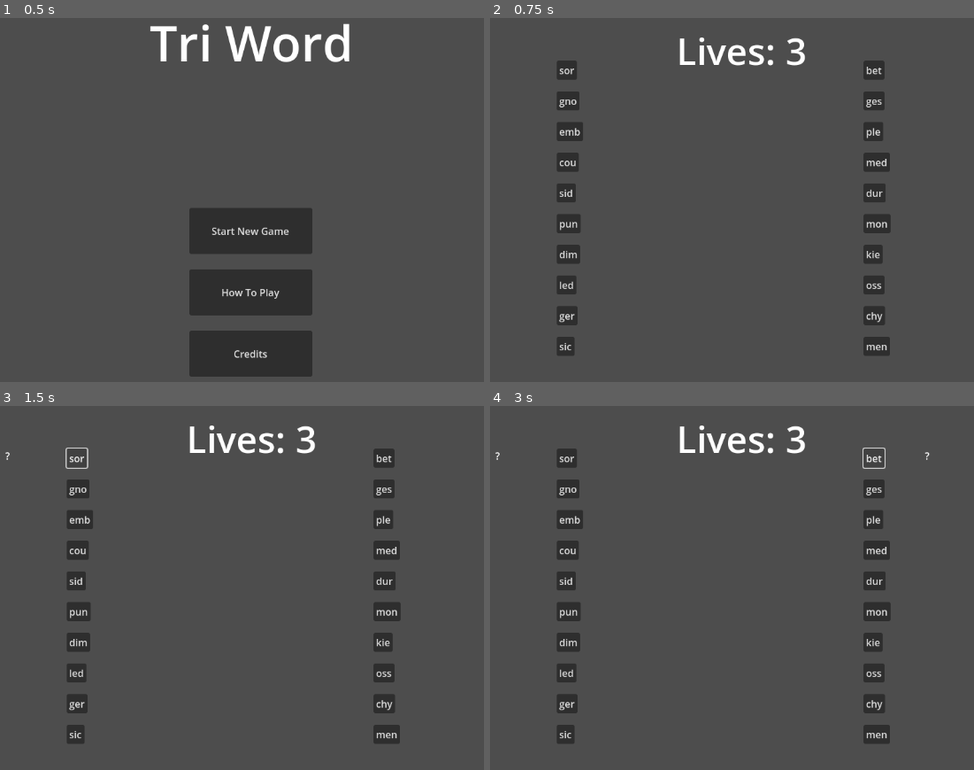
Above: before the commit, frames 1-4 (two rows, left to right).
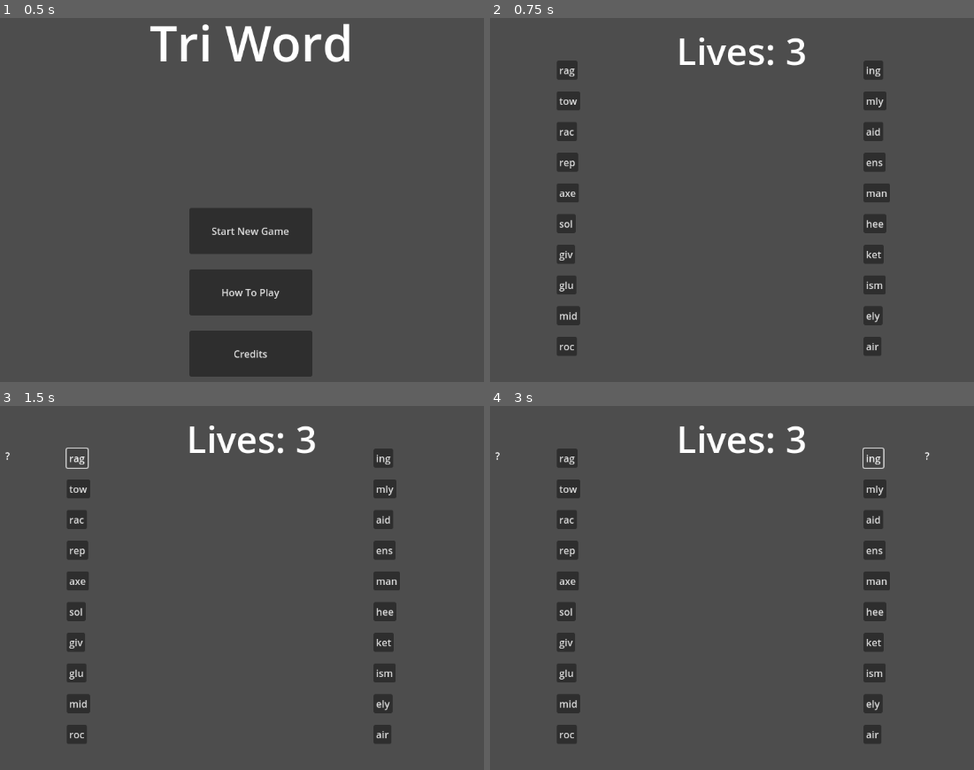
Above: after the commit, the same moments.

Repository: sparky-rss/wordproject
Game: Godot game, scene res://mainmenu.tscn
Two runs of this game, one before a commit and one after it. Both use one fixed random seed, a clock stepped at 60 frames per second and the inputs below.
Inputs (mouse positions are in pixels of both pictures, inside the frame that each line leads up to):
- Up to frame 1 (0.5 s): no input
- Up to frame 2 (0.75 s): click "Start New Game" at 0.5 s
- Up to frame 3 (1.5 s): click (77, 456) at 1.25 s, where only the run before the commit has a clickable "sor"
- Up to frame 4 (3 s): click (567, 456) at 2 s, where only the run after the commit has a clickable "rag"; click (872, 456) at 2.75 s, where only the run before the commit has a clickable "bet"

Frame 1 is identical in both runs. In frame 2, 1.3% of the frame differs, in the area x 14-83%, y 12-93%; in frame 3, 1.3%, in the area x 14-83%, y 11-93%; in frame 4, 1.3%.

Commit message:
Pruning word list F

Diff:
--- a/node_2d.gd
+++ b/node_2d.gd
@@ -450,79 +450,77 @@
 "extras","exuded","exudes","exults","exurbs","eyebar","eyeful",
 "eyeing","eyelet","eyelid","eyries",
 #F
-"fabber","fabled","fabler","fables","fabric","facade",
-"facers","facete","facets","faceup","faciae","facial","facias","facies","facile","facing",
-"factor","facula","fadein","faders","fadged","fadges","fading","faecal","faeces","faenas",
-"faerie","fagged","faggot","fagins","fagots","failed","faille","fainer","faints","faired",
-"fairer","fairly","faiths","fajita","fakeer","fakers","fakery","faking","fakirs","falces",
-"falcon","fallal","fallen","faller","fallow","falser","falsie","falter","family","famine",
-"faming","famish","famous","famuli","fandom","fanega","fanfic","fangas","fanged","fanion",
-"fanjet","fanned","fanner","fanons","fantod","fantom","fanums","faqirs","faquir","farads",
-"farced","farcer","farces","farcie","farded","fardel","farers","farfal","farfel","farina",
-"faring","farles","farmed","farmer","farrow","farted","fasces","fascia","fashed","fashes",
+"fabled","fables","fabric","facade",
+"facets","faceup","faciae","facial","facias","facile","facing",
+"factor","fadein","faders","fading","faecal",
+"faerie","failed","faints","faired",
+"fairer","fairly","faiths","fajita","fakers","fakery","faking","fakirs",
+"falcon","fallen","faller","fallow","falser","falter","family","famine",
+"faming","famish","famous","fandom","fanfic","fanged",
+"fanned","fanner","faqirs","farads",
+"farced","farcer","farces","farers","farina",
+"faring","farmed","farmer","farrow","farted","fascia",
 "fasted","fasten","faster","father","fathom","fating","fatsos","fatted","fatten","fatter",
-"fatwas","faucal","fauces","faucet","faulds","faults","faulty","faunae","faunal","faunas",
-"fauves","favela","favism","favors","favour","fawned","fawner","faxing","faying","fazing",
-"fealty","feared","fearer","feased","feases","feasts","feater","featly","feazed","feazes",
-"fecial","feckly","fecula","fecund","fedora","feeble","feebly","feeder","feeing","feeler",
-"feezed","feezes","feigns","feijoa","feints","feirie","feists","feisty","felids","feline",
-"fellah","fellas","felled","feller","felloe","fellow","felons","felony","felsic","felted",
-"female","femmes","femora","femurs","fenced","fencer","fences","fended","fender","fennec",
-"fennel","feoffs","ferals","ferbam","feriae","ferial","ferias","ferine","ferity","ferlie",
-"fermis","ferrel","ferret","ferric","ferrum","ferula","ferule","fervid","fervor","fescue",
-"fessed","fesses","festal","fester","fetial","fetich","feting","fetish","fetors","fetted",
-"fetter","fettle","feuars","feudal","feuded","feuing","fevers","fewest","feyest","fezzed",
-"fezzes","fiacre","fiance","fiasco","fibbed","fibber","fibers","fibres","fibril","fibrin",
-"fibula","fiches","fichus","ficins","fickle","fickly","ficoes","fiddle","fiddly","fidged",
-"fidges","fidget","fields","fiends","fierce","fiesta","fifers","fifing","fifths","figged",
-"fights","figure","filers","filets","filial","filing","filled","filler","filles","fillet",
-"fillip","fillos","filmed","filmer","filmic","filmis","filose","filter","filths","filthy",
-"fimble","finale","finals","fincas","finder","finely","finery","finest","finger","finial",
-"fining","finish","finite","finito","finked","finned","fiords","fipple","fiques","firers",
-"firing","firkin","firman","firmed","firmer","firmly","firsts","firths","fiscal","fished",
-"fisher","fishes","fisted","fistic","fitchy","fitful","fitted","fitter","fivers","fixate",
-"fixers","fixing","fixity","fixure","fizgig","fizzed","fizzer","fizzes","fizzle","fjelds",
-"fjords","flabby","flacks","flacon","flaggy","flagon","flails","flairs","flaked","flaker",
-"flakes","flakey","flambe","flamed","flamen","flamer","flames","flanes","flange","flanks",
-"flappy","flared","flares","flashy","flasks","flatly","flatus","flaunt","flauta","flavin",
-"flavor","flawed","flaxen","flaxes","flayed","flayer","fleams","fleche","flecks","flecky",
-"fledge","fledgy","fleece","fleech","fleecy","fleers","fleets","flench","flense","fleshy",
-"fletch","fleury","flexed","flexes","flexor","fleyed","flicks","fliers","fliest","flight",
-"flimsy","flinch","flings","flints","flinty","flippy","flirts","flirty","flitch","flited",
-"flites","floats","floaty","flocci","flocks","flocky","flongs","floods","flooey","flooie",
-"floors","floosy","floozy","floppy","florae","floral","floras","floret","florid","florin",
-"flossy","flotas","flours","floury","flouts","flowed","flower","fluent","fluffs","fluffy",
-"fluids","fluish","fluked","flukes","flukey","flumed","flumes","flumps","flunks","flunky",
-"fluors","flurry","fluted","fluter","flutes","flutey","fluxed","fluxes","fluyts","flyboy",
-"flybys","flyers","flying","flyman","flymen","flyoff","flysch","flyted","flytes","flyway",
-"foaled","foamed","foamer","fobbed","fodder","fodgel","foehns","foeman","foemen","foetal",
-"foetid","foetor","foetus","fogbow","fogdog","fogeys","fogged","fogger","fogies","foible",
-"foiled","foined","foison","foists","folate","folded","folder","foldup","foleys","foliar",
-"folios","folium","folkie","folksy","folles","follis","follow","foment","fomite","fonded",
-"fonder","fondle","fondly","fondue","fondus","fontal","foodie","fooled","footed","footer",
-"footie","footle","footsy","foozle","fopped","forage","forams","forays","forbad","forbid",
-"forbye","forced","forcer","forces","forded","fordid","foreby","foredo","forego","forest",
-"forgat","forged","forger","forges","forget","forgot","forint","forked","forker","formal",
-"format","formed","formee","former","formes","formic","formol","formyl","fornix","forrit",
-"fortes","fortis","forums","forwhy","fossae","fossas","fosses","fossil","foster","fought",
-"fouled","fouler","foully","founds","founts","fourth","foveae","foveal","foveas","fowled",
-"fowler","foxier","foxily","foxing","foyers","fozier","fracas","fracti","fraena","frails",
-"fraise","framed","framer","frames","francs","franks","frappe","frater","frauds","frayed",
-"frazil","freaks","freaky","freely","freers","freest","freeze","french","frenum","frenzy",
-"freres","fresco","fretty","friars","friary","fridge","friend","friers","frieze","friges",
-"fright","frigid","frijol","frills","frilly","fringe","fringy","frisee","frises","frisks",
-"frisky","frites","friths","fritts","frivol","frized","frizer","frizes","frizzy","frocks",
-"froggy","frolic","fronds","fronts","frosts","frosty","froths","frothy","frouzy","frowns",
-"frowst","frowsy","frowzy","frozen","frugal","fruits","fruity","frumps","frumpy","frusta",
-"fryers","frying","frypan","fubbed","fucked","fucker","fuckup","fucoid","fucose","fucous",
-"fuddle","fudged","fudges","fueled","fueler","fugato","fugged","fugios","fugled","fugles",
-"fugued","fugues","fuhrer","fulcra","fulfil","fulgid","fulham","fullam","fulled","fuller",
-"fulmar","fumble","fumers","fumets","fumier","fuming","fumuli","funded","funder","fundic",
-"fundus","funest","fungal","fungic","fungus","funked","funker","funkia","funned","funnel",
-"funner","furane","furans","furfur","furies","furled","furler","furore","furors","furred",
-"furrow","furzes","fusain","fusees","fusels","fusile","fusils","fusing","fusion","fussed",
-"fusser","fusses","fustic","fusuma","futile","futons","future","futzed","futzes","fuzees",
-"fuzils","fuzing","fuzzed","fuzzes","fylfot","fynbos","fyttes",
+"fatwas","faucet","faults","faulty","faunae","faunal","faunas",
+"favela","favors","fawned","fawner","faxing","fazing",
+"fealty","feared","fearer","feasts","fecund","fedora","feeble","feebly","feeder","feeler",
+"feigns","feints","feisty","felids","feline",
+"fellas","felled","feller","fellow","felons","felony","felted",
+"female","femmes","femurs","fenced","fencer","fences","fended","fender",
+"fennel","ferals",
+"fermis","ferret","ferric","fervid","fervor",
+"fester","feting","fetish",
+"fetter","fettle","feudal","feuded","fevers","fewest","fezzed",
+"fezzes","fiance","fiasco","fibbed","fibber","fibers",
+"fibula","fickle","fickly","fiddle","fiddly",
+"fidget","fields","fiends","fierce","fiesta","fifers","fifing","fifths",
+"fights","figure","filers","filets","filial","filing","filled","filler","fillet",
+"filmed","filmer","filter","filths","filthy",
+"finale","finals","finder","finely","finery","finest","finger","finial",
+"fining","finish","finite","finked","finned","firers",
+"firing","firmed","firmer","firmly","firsts","fiscal","fished",
+"fisher","fishes","fisted","fitful","fitted","fitter","fivers","fixate",
+"fixers","fixing","fizzed","fizzer","fizzes","fizzle",
+"fjords","flabby","flacks","flagon","flails","flairs","flaked","flaker",
+"flakes","flakey","flambe","flamed","flamer","flames","flange","flanks",
+"flappy","flared","flares","flashy","flasks","flatly","flatus","flaunt","flavin",
+"flavor","flawed","flaxen","flaxes","flayed","flayer","flecks","flecky",
+"fledge","fleece","fleecy","fleets","fleshy",
+"fletch","flexed","flexes","flexor","flicks","fliers","flight",
+"flimsy","flinch","flings","flints","flippy","flirts","flirty",
+"floats","floaty","flocks","floods",
+"floors","floozy","floppy","florae","floral","floras","floret","florid",
+"flours","floury","flouts","flowed","flower","fluent","fluffs","fluffy",
+"fluids","fluked","flukes","flukey","flumed","flumes","flunks","flunky",
+"flybys","flyers","flying","flyman","flymen","flyoff","flyway",
+"foaled","foamed","foamer","fobbed","fodder",
+"fogeys","fogged","fogger","fogies","foible",
+"foiled","foists","folate","folded","folder","foleys","foliar",
+"folios","folksy","follow","foment","fonded",
+"fonder","fondle","fondly","fondue","foodie","fooled","footed","footer",
+"footie","footsy","fopped","forage","forays","forbid",
+"forced","forcer","forces","forded","forego","forest",
+"forged","forger","forges","forget","forgot","forked","forker","formal",
+"format","formed","former","formes","formic",
+"fortes","forums","fossil","foster","fought",
+"fouled","fouler","foully","founds","fourth","foveae","foveal","foveas",
+"foxier","foxily","foxing","foyers","fracas","frails",
+"framed","framer","frames","francs","franks","frappe","frauds","frayed",
+"freaks","freaky","freely","freers","freest","freeze","french","frenzy",
+"fresco","friars","friary","fridge","friend","frieze",
+"fright","frigid","frills","frilly","fringe","frisks",
+"frisky","frizzy","frocks",
+"froggy","frolic","fronds","fronts","frosts","frosty","froths","frothy","frowns",
+"frozen","frugal","fruits","fruity","frumps","frumpy",
+"fryers","frying","frypan","fubbed",
+"fuddle","fudged","fudges","fueled","fueler",
+"fugued","fugues","fulcra","fulfil","fuller",
+"fumble","fumers","fuming","funded","funder",
+"fungal","fungus","funnel",
+"funner","furies","furled","furler","furors","furred",
+"furrow","fusing","fusion","fussed",
+"fusser","fusses","futile","futons","future","futzed","futzes",
+"fuzzed","fuzzes",
 #G
 "gabbed","gabber","gabble",
 "gabbro","gabies","gabion","gabled","gables","gaboon","gadded","gadder","gaddis","gadfly",
